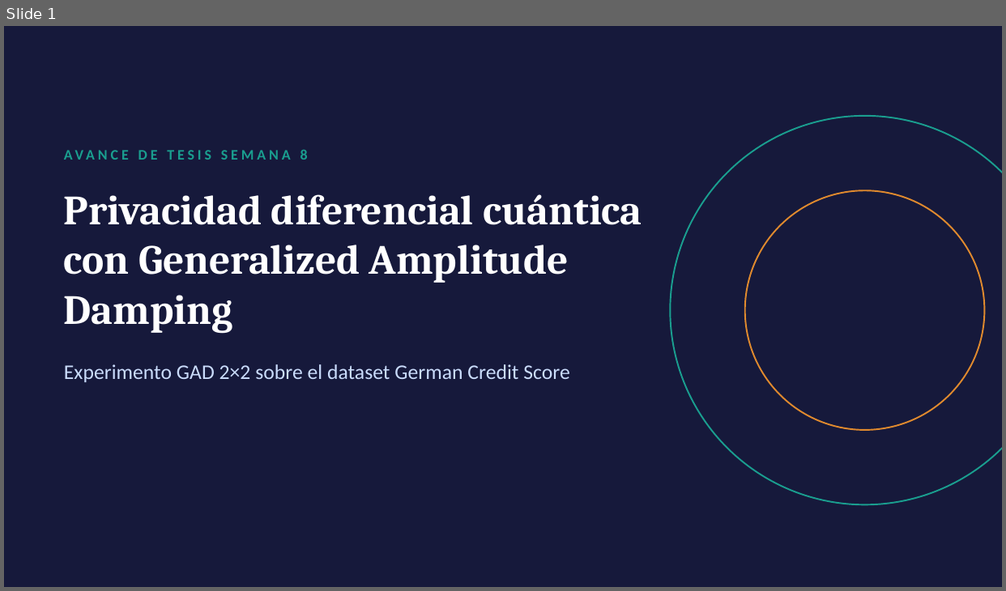
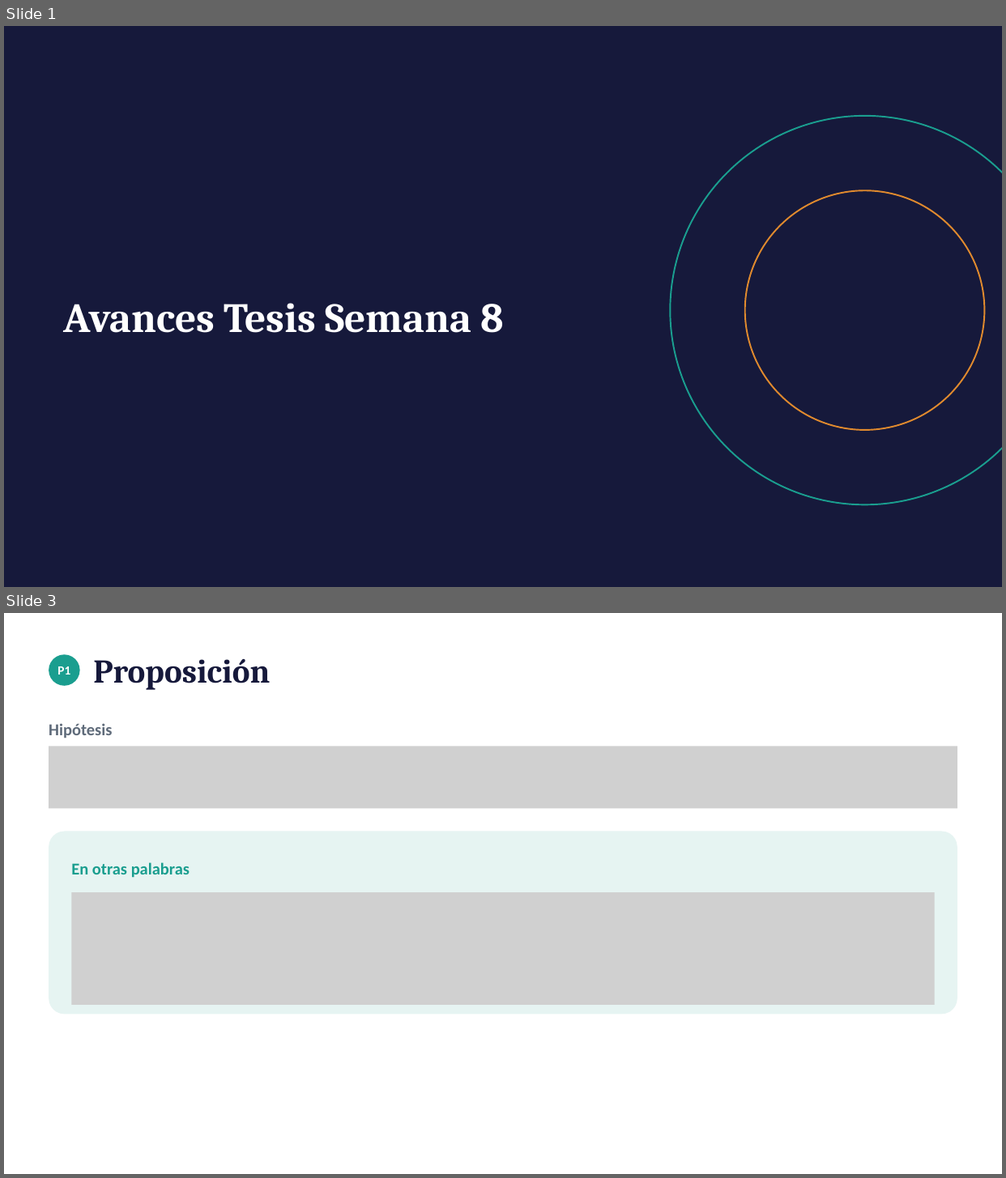
Before and after one commit to tomasSiSa18/TesisPregrado, a slide deck: PresentacionSemana8/PresentacionSemana8.pptx. Shown one above the other, each under a label of ours: slide 1 before the commit, slides 1 and 3 after it; the slides between them are not shown. The pictures are 1006x591 and 1006x1178 pixels, drawn with LibreOffice and Linux fonts; fonts in the diff are those of the drawing; grey boxes stand for pictures. Boxes give left, top, right and bottom in pixels: in the first picture for what was removed or moved away, otherwise in the second. Text is boxed around its words. In the diff, an @@ line names an element or a change of style, - is before the commit and + after.

Commit message:
Presentacion y ajustes al experimento GAD

```diff
--- a/PresentacionSemana8/PresentacionSemana8.pptx
+++ b/PresentacionSemana8/PresentacionSemana8.pptx
@@ slide 3 added at [4, 613, 1002, 1174], background #FFFFFF @@
@@ ellipse added at [49, 655, 80, 687], fill #1A9E8F @@
@@ text added at [93, 659, 270, 690], 32 pt, text #16193B, bold @@
+Proposición
@@ text added at [57, 666, 70, 675], 12 pt, text #FFFFFF, bold @@
+P1
@@ text added at [49, 723, 112, 738], 16 pt, text #5F6B7A, bold @@
+Hipótesis
@@ picture added at [49, 747, 957, 808] @@
@@ rounded rectangle added at [49, 832, 957, 1014], fill #E6F4F2 @@
@@ text added at [71, 862, 189, 878], 16 pt, text #1A9E8F, bold @@
+En otras palabras
@@ picture added at [71, 893, 935, 1005] @@
@@ slide 1 changed as well @@
@@ text removed at [300, 149, 308, 160] @@
-AVANCE DE TESIS SEMANA 8
@@ text at [64, 303, 505, 333]: text changed @@
-Privacidad diferencial cuántica con Generalized Amplitude Damping
+Avances Tesis Semana 8
@@ text removed at [64, 365, 569, 382] @@
-Experimento GAD 2×2 sobre el dataset German Credit Score
```
Also in this commit, not shown: 8 other slides changed, 9 other slides added, 5 slides removed, 1 other file.
